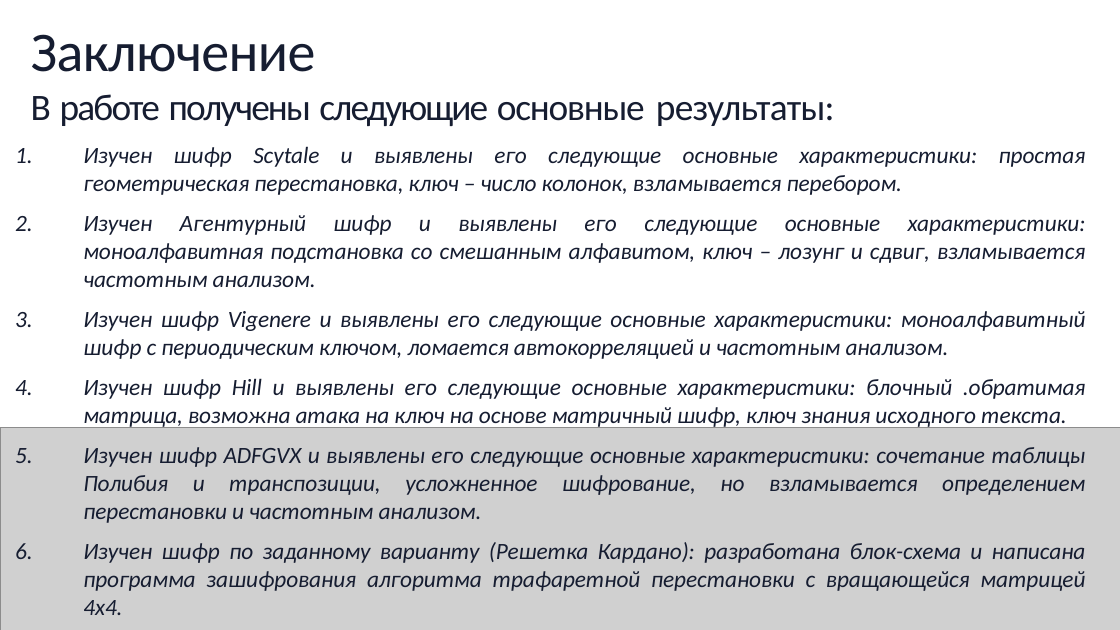
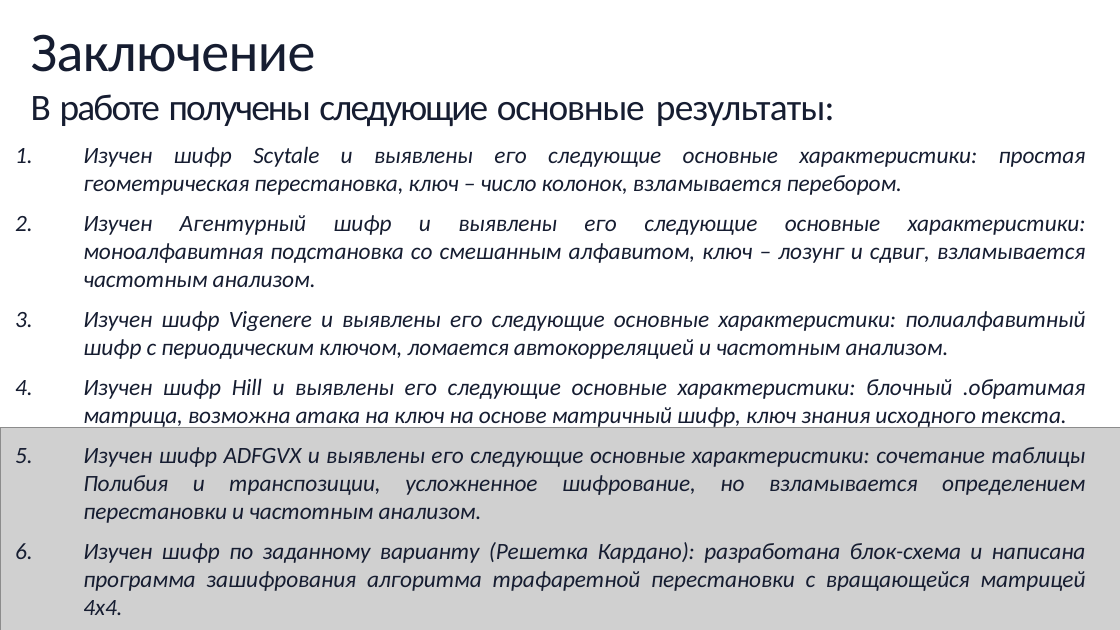
Before and after one commit to sxeDexs/Crypt_ETU, a slide deck: slide 27 of LAB 1/Марков Марк.pptx. Drawn at 1120x630 pixels with LibreOffice and Linux fonts; fonts in the diff are those of the drawing; grey boxes stand for pictures; background and template pictures are left out. Boxes give left, top, right and bottom in pixels: in the first picture for what was removed or moved away, otherwise in the second. Text is boxed around its words. In the diff, an @@ line names an element or a change of style, - is before the commit and + after.

Commit message:
updated presentation

```diff
--- a/LAB 1/Марков Марк.pptx
+++ b/LAB 1/Марков Марк.pptx
@@ text at [83,311,1085,359]: text changed @@
-3. Изучен шифр Vigenere и выявлены его следующие основные характеристики: моноалфавитный шифр с периодическим ключом, ломается автокорреляцией и частотным анализом.
+3. Изучен шифр Vigenere и выявлены его следующие основные характеристики: полиалфавитный шифр с периодическим ключом, ломается автокорреляцией и частотным анализом.
```
Also in this commit, not shown: 1 other slide changed, 1 other file.
